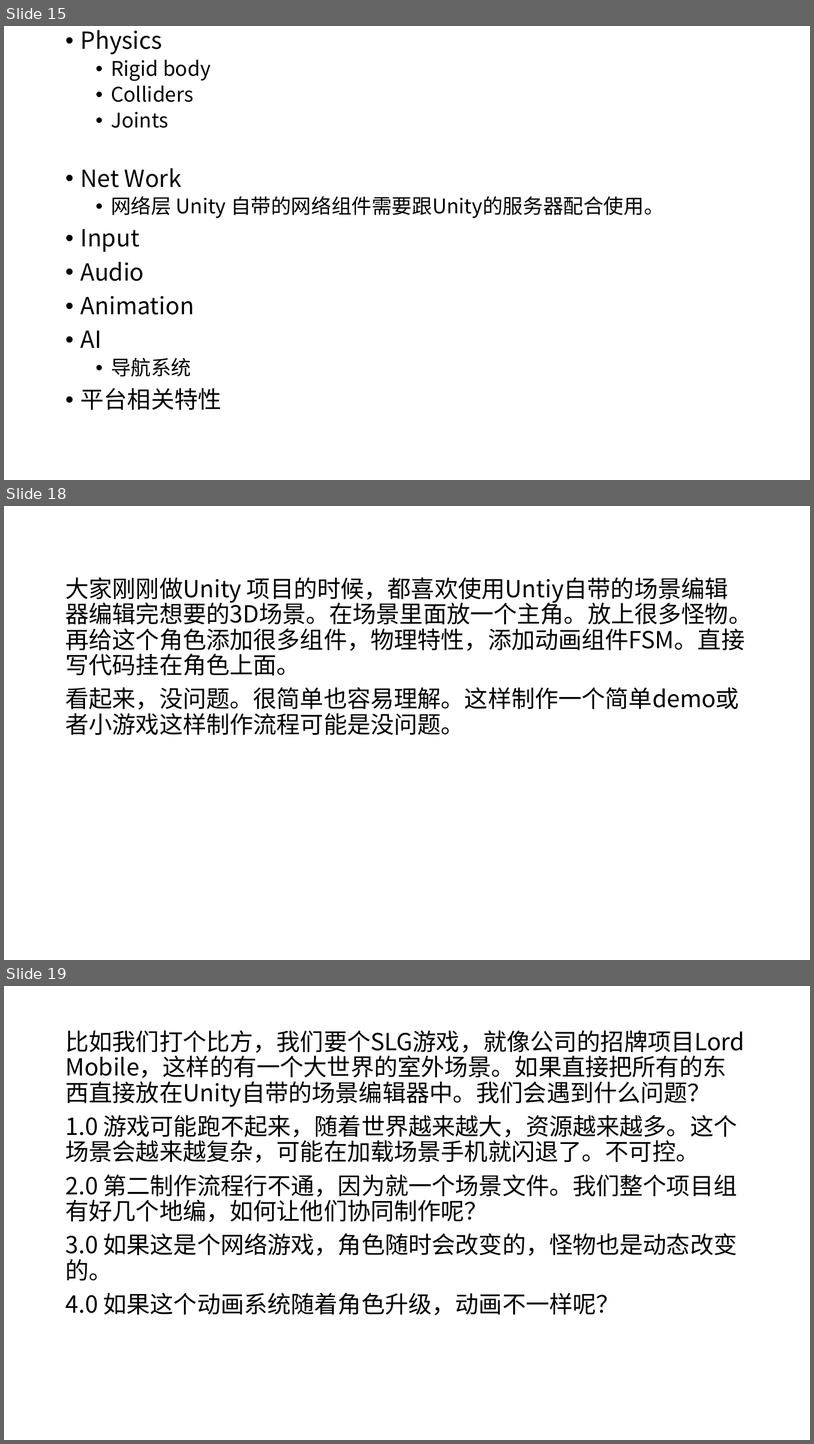
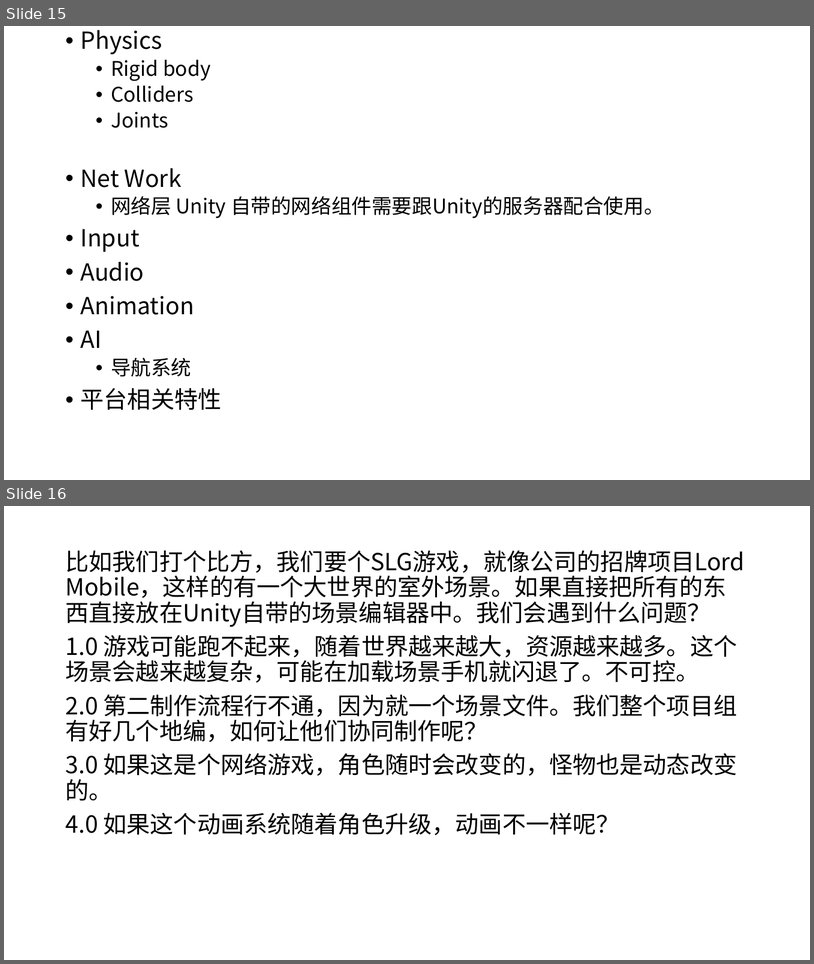
Before and after one commit to mshandle/GStar, a slide deck: Document/les1/les1PPT.pptx. Shown one above the other, each under a label of ours: slides 15, 18 and 19 before the commit, slides 15 and 16 after it; the slides between them are not shown. The pictures are 814x1444 and 814x964 pixels, drawn with LibreOffice and Linux fonts; fonts in the diff are those of the drawing. Boxes give left, top, right and bottom in pixels: in the first picture for what was removed or moved away, otherwise in the second. Text is boxed around its words. In the diff, an @@ line names an element or a change of style, - is before the commit and + after.

```diff
--- a/Document/les1/les1PPT.pptx
+++ b/Document/les1/les1PPT.pptx
@@ slide 18 removed at [4, 506, 810, 960], background #FFFFFF @@
@@ text removed at [65, 577, 752, 735] @@
-大家刚刚做Unity 项目的时候，都喜欢使用Untiy自带的场景编辑器编辑完想要的3D场景。在场景里面放一个主角。放上很多怪物。再给这个角色添加很多组件，物理特性，添加动画组件FSM。直接写代码挂在角色上面。
-看起来，没问题。很简单也容易理解。这样制作一个简单demo或者小游戏这样制作流程可能是没问题。
@@ what was slide 19 is now slide 16 @@
```
Also in this commit, not shown: 1 slide changed, 2 slides added, 4 other slides removed, 5 other files.
